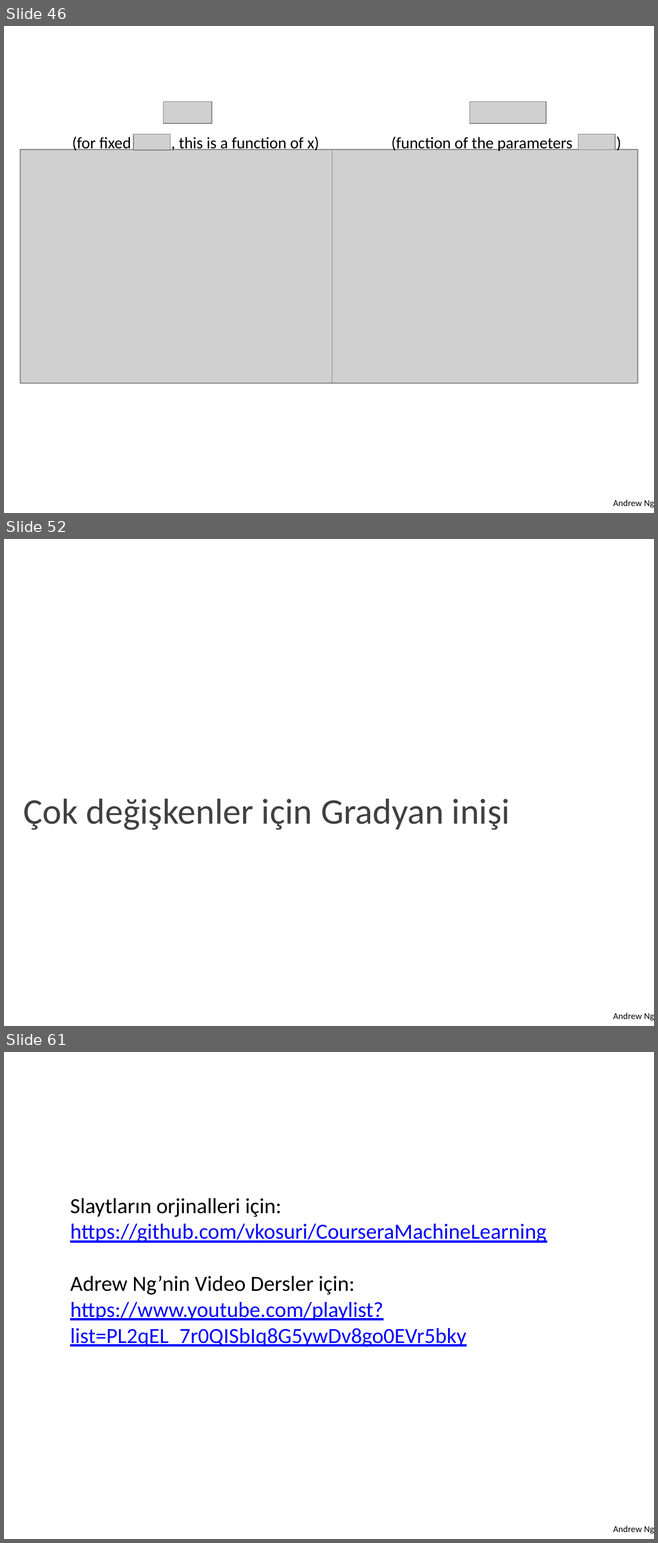
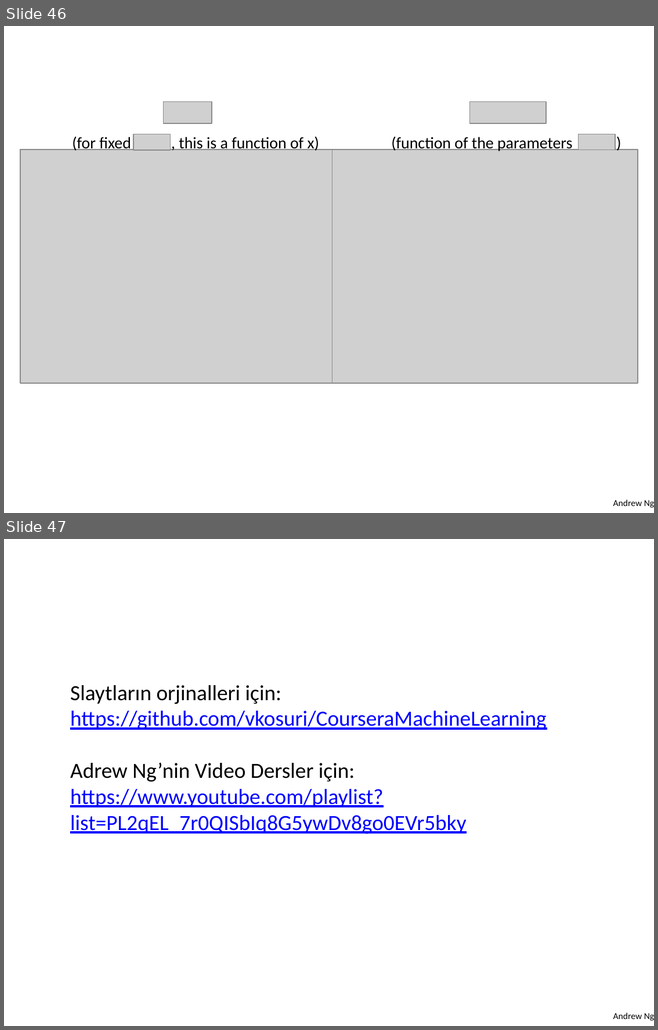
Before and after one commit to asenturk/asenturk.github.io, a slide deck: eem272/dersler/images/02_slayt.pptx. Shown one above the other, each under a label of ours: slides 46, 52 and 61 before the commit, slides 46 and 47 after it; the slides between them are not shown. The pictures are 658x1543 and 658x1030 pixels, drawn with LibreOffice and Linux fonts; fonts in the diff are those of the drawing; grey boxes stand for pictures. Boxes give left, top, right and bottom in pixels: in the first picture for what was removed or moved away, otherwise in the second. Text is boxed around its words. In the diff, an @@ line names an element or a change of style, - is before the commit and + after.

```diff
--- a/eem272/dersler/images/02_slayt.pptx
+++ b/eem272/dersler/images/02_slayt.pptx
@@ slide 52 removed at [4,539,654,1026], background #FFFFFF; not listed: 1 template element that a slide beside it also shows @@
@@ title removed at [24,799,510,830] @@
-Çok değişkenler için Gradyan inişi
@@ what was slide 61 is now slide 47 @@
```
Also in this commit, not shown: 13 other slides removed, 4 other files.
